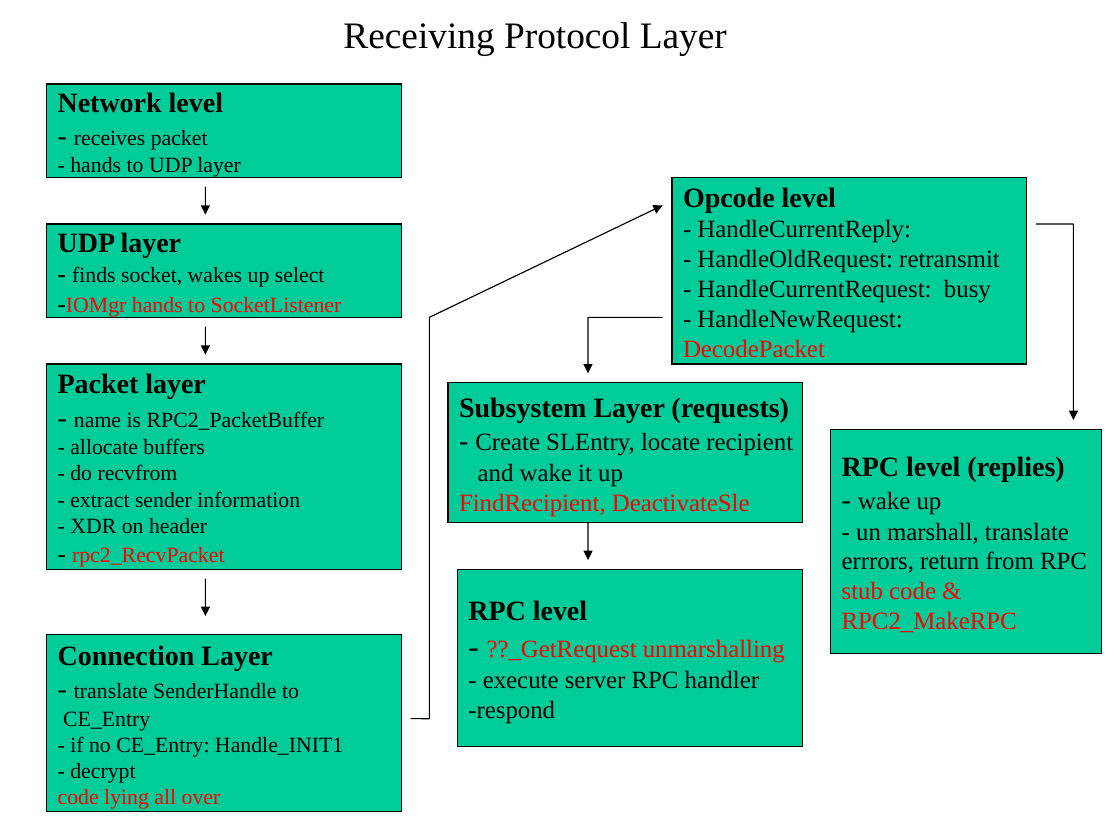
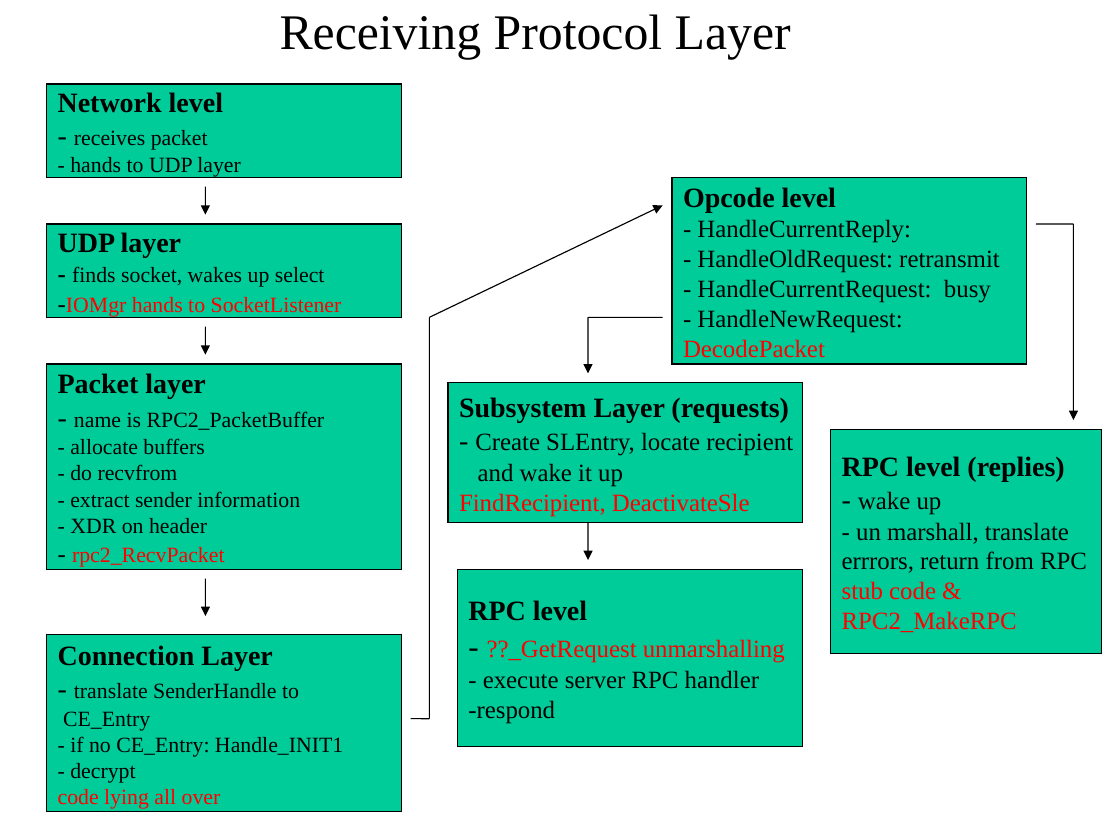
Before and after one commit to cmusatyalab/coda-doc, a slide deck: slide 9 of internals/rpc2/rpc2.ppt (slide 8 before the commit). Drawn at 1120x840 pixels with LibreOffice and Linux fonts; fonts in the diff are those of the drawing. Boxes give left, top, right and bottom in pixels: in the first picture for what was removed or moved away, otherwise in the second. Text is boxed around its words. In the diff, an @@ line names an element or a change of style, - is before the commit and + after.

```diff
--- a/internals/rpc2/rpc2.ppt
+++ b/internals/rpc2/rpc2.ppt
@@ text "Receiving Protocol Layer": place and size @@
-text "Receiving Protocol Layer" at (343, 22, 727, 55)
+text "Receiving Protocol Layer" at (280, 14, 791, 60)
@@ text "Receiving Protocol Layer" at (280, 14, 791, 60): size 24 to 32 pt @@
```
Also in this commit, not shown: 4 other slides changed, 2 slides added.
